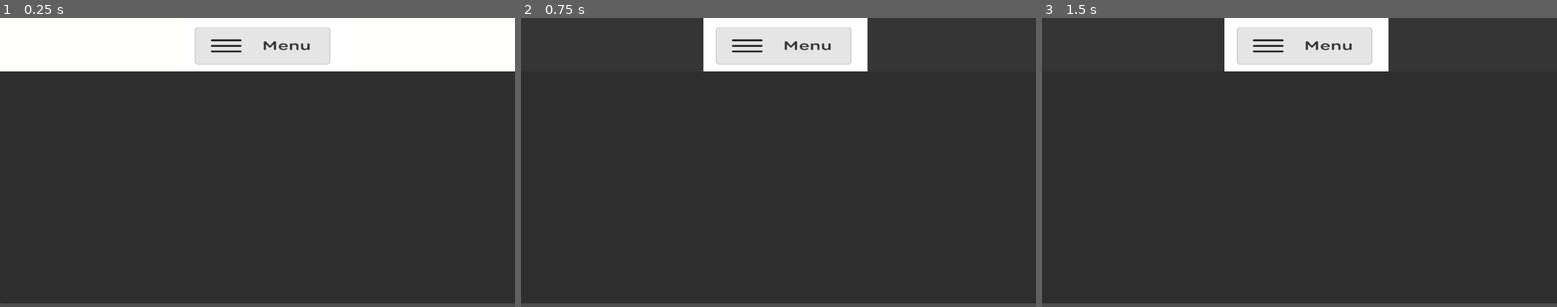
Above: before the commit, frames 1-3 (left to right).
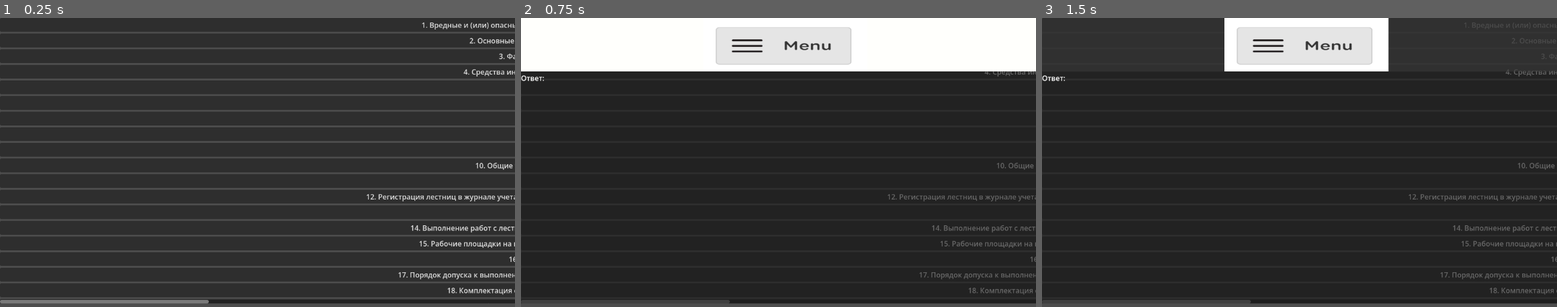
Above: after the commit, the same moments.

Repository: MV1312/labor_protection
Game: Godot game, scene res://scripts/main.tscn
The game is run twice, just before and just after one commit, with the same random seed, the same clock (stepped at 60 frames per second) and the same inputs.
Inputs (mouse positions are in pixels of both pictures, inside the frame that each line leads up to):
- Up to frame 1 (0.25 s): no input
- Up to frame 2 (0.75 s): click (783, 44) at 0.52 s
- Up to frame 3 (1.5 s): click (1304, 44) at 1.25 s

The runs differ from the first frame. In frame 1, 28% of the frame differs, in the area x 0-100%, y 0-99%; in frame 2, 13%; in frame 3, 0.7%.

Commit message:
correction of an error that does not reproduce the list of questions

Diff:
--- a/scenes/main.gd
+++ b/scenes/main.gd
@@ -74,13 +74,15 @@
 	# Добавьте/удалите вопросы если необходимо
 ]
 
-@onready var questions_container = $ScrollContainer/VBoxContainer
+@onready var questions_container = get_node("ScrollContainer/VBoxContainer")
 @onready var answer_panel = $Panel
 @onready var answer_label = $Panel/Label
 
 func _ready():
 	create_question_buttons() # создаст все кнопки с вопросами.
 	answer_panel.hide() # прячем панель с ответом
+	create_question_buttons()
+	_on_back_button_pressed()
 
 # Функция для генерации кнопок с вопросами
 func create_question_buttons():
--- a/scripts/main.tscn
+++ b/scripts/main.tscn
@@ -1,5 +1,6 @@
 [gd_scene format=3 uid="uid://br21tgc7l8xeg"]
 
+[ext_resource type="Script" uid="uid://b5vrto2k34ay8" path="res://scenes/main.gd" id="1_0aq6d"]
 [ext_resource type="Texture2D" uid="uid://odrqpnvao8vl" path="res://image /menu_mobile.png" id="1_o5qli"]
 
 [sub_resource type="StyleBoxFlat" id="StyleBoxFlat_o5qli"]
@@ -14,6 +15,7 @@
 anchor_bottom = 0.98800004
 offset_right = 0.17590332
 offset_bottom = -0.22399902
+script = ExtResource("1_0aq6d")
 metadata/_edit_lock_ = true
 
 [node name="ScrollContainer" type="ScrollContainer" parent="." unique_id=1077808367]
